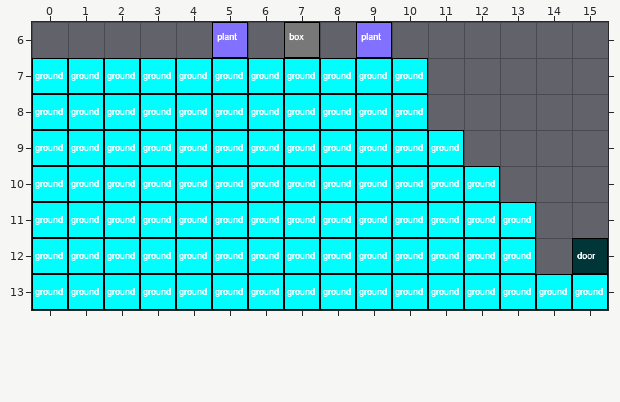
Tiled map -- temp.tmx. That is the earlier state.
Cells are 48x48 px. Shown: x 0..15, y 6..13.
After the commit:
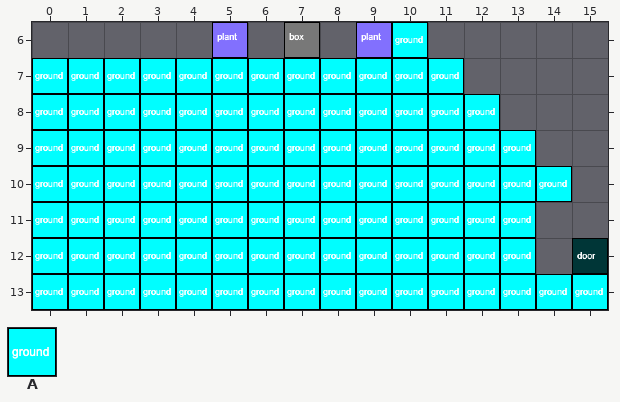
Key: from "tiles": A 9.
_ is an empty cell.
The edit:
Layer "ground":
The edit adds tile A in row 6 at x 10; in row 7 at x 11; in row 8 at x 11 to 12; in row 9 at x 12 to 13; in row 10 at x 13 to 14.
Boxes around the changes in both pictures, in picture pixels (x1, y1, x2, y2):
added: (392, 22, 572, 202)
